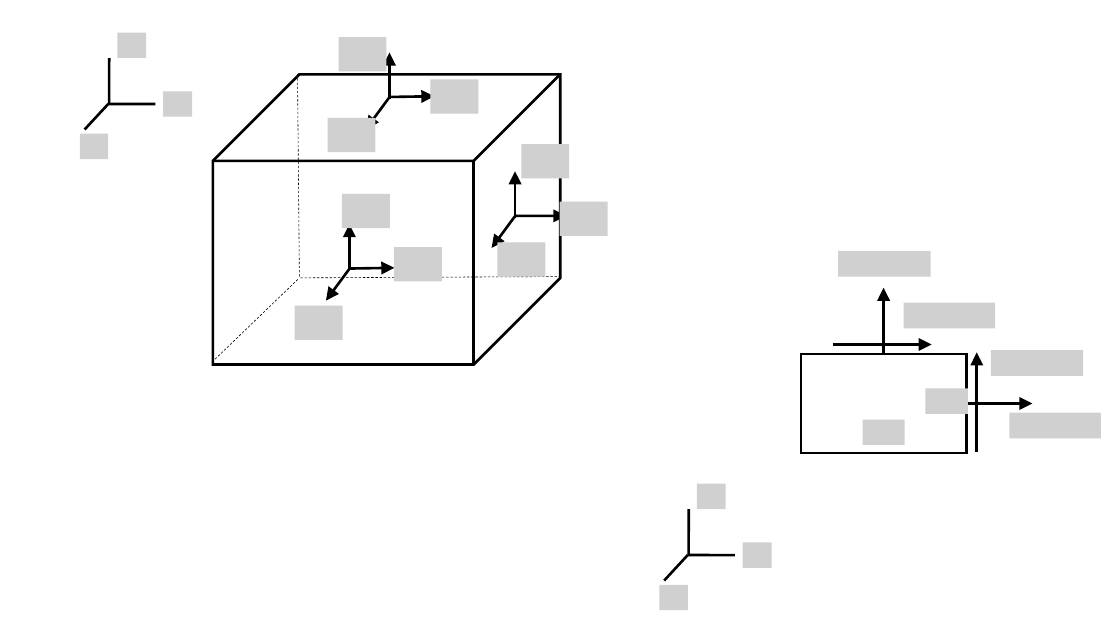
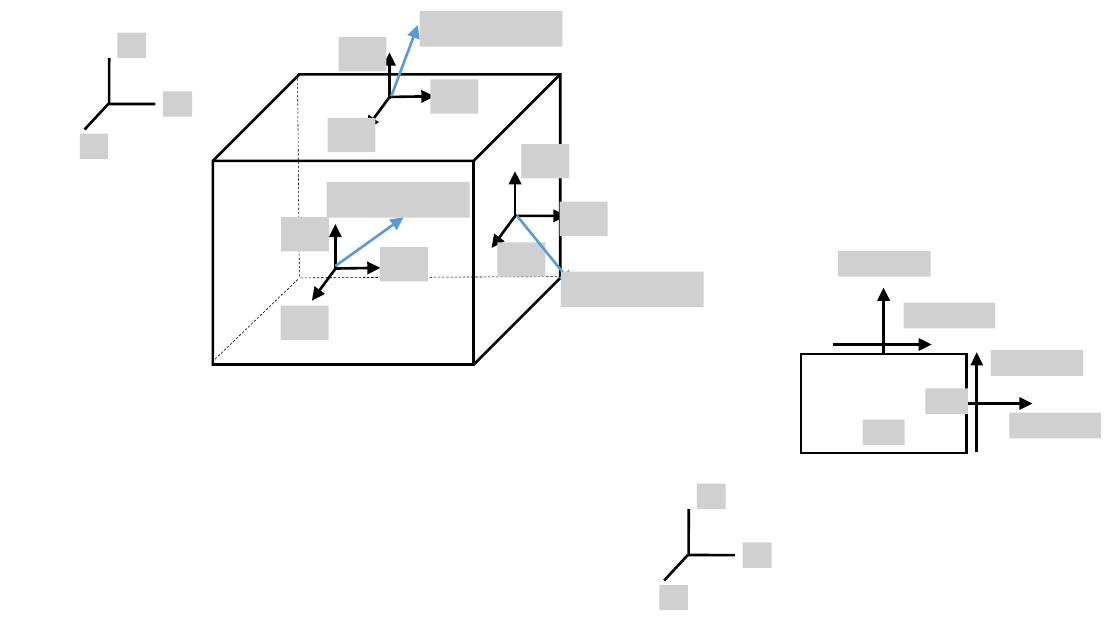
Before and after one commit to kms0523/Study, a slide deck: slide 32 of 그림.pptx. Drawn at 1120x630 pixels with LibreOffice and Linux fonts; fonts in the diff are those of the drawing; grey boxes stand for pictures. Boxes give left, top, right and bottom in pixels: in the first picture for what was removed or moved away, otherwise in the second. Text is boxed around its words. In the diff, an @@ line names an element or a change of style, - is before the commit and + after.

```diff
--- a/그림.pptx
+++ b/그림.pptx
@@ arrow added from (392, 97) to (418, 25), #5B9BD5 2.25 pt @@
@@ picture added at (x1=420, y1=11, x2=563, y2=46) @@
@@ picture added at (x1=327, y1=182, x2=470, y2=218) @@
@@ picture removed at (x1=342, y1=194, x2=390, y2=229) @@
@@ picture added at (x1=281, y1=218, x2=329, y2=252) @@
@@ arrow added from (335, 266) to (403, 218), #5B9BD5 2.25 pt @@
@@ arrow added from (517, 216) to (572, 284), #5B9BD5 2.25 pt @@
@@ 3 arrows, 2 pictures moved together from (x1=295, y1=224, x2=442, y2=340) to (x1=281, y1=224, x2=428, y2=340) @@
@@ picture added at (x1=561, y1=271, x2=704, y2=307) @@
```
Also in this commit, not shown: 1 slide added, 2 other files.
